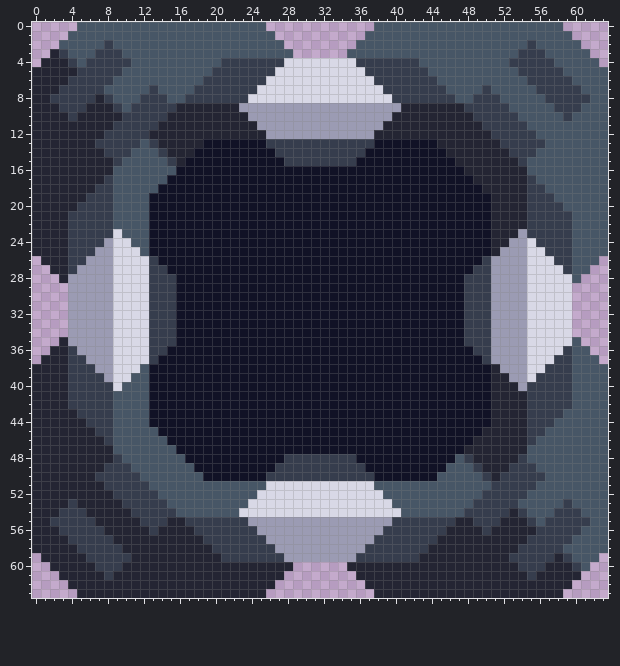
Two states of a pixel-art sprite, sprites/blocks/drills/ALUMINUM DRILL/biotic-zlo-production-aluminum-drill.png. The first picture shows the starting point.
The file is 64x64 pixels.
The same view after the edit:
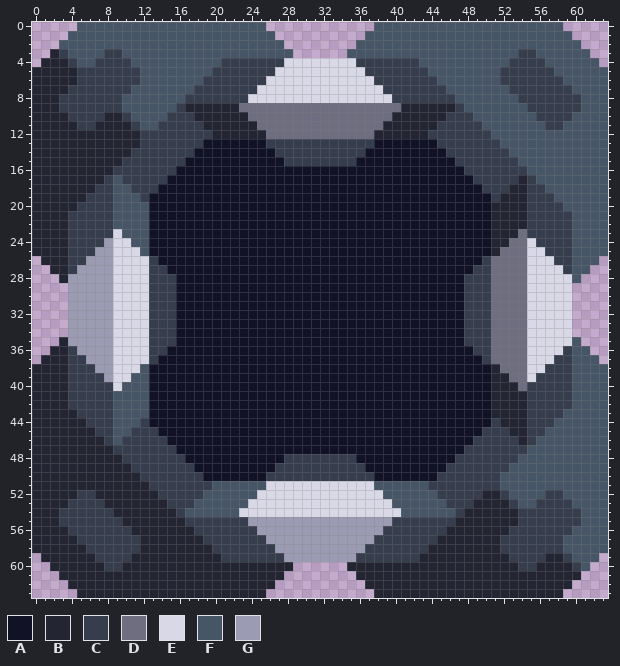
Palette (. is transparent): A #111226  B #242533  C #363d4d  D #6e6e80  E #d8d8e6  F #475666  G #9b9bb3
What changed:
Changed rows in their new state; - is an unchanged pixel.
first column x 2:
 2 ------F----------------------------------------------F------
 3 -----F------------------------------------------------F-----
 4 ----F--------------------------------------------------F----
 5 --------CC----------------------------------------CC----F---
 6 --B----CCC----------------------------------------CCC----F--
 7 -B----CCC--F------------------------------------F--CCC----F-
 8 B----C-C--FFF----------------------------------FFF--CCC----F
 9 ----CCC--FFFFFC------DDDDDDDDDDDDDDDDDD------CFFFFF--CCC----
10 ---CCC---FFFFCCC------DDDDDDDDDDDDDDDD------CCCFFFFF--CCC---
11 ---CC--BB-FFCCCCC------DDDDDDDDDDDDDD------CCCCCFFFFF--CC---
12 ------BBBB-CCCCCCC------DDDDDDDDDDDD------CCCCCCCFFFFF------
13 -----BBBBBC-CCCCC--------------------------CCCCCCCFFFFF-----
14 ------BBBCCC-CCC----------------------------CCCCCCCFFF------
15 -------BCCCCC-C------------------------------CCCCCCCF-------
16 -------CCCCCCC--------------------------------CCCCCCC-------
17 --------CCCCC----------------------------------CCCCC--------
18 ---------CCC------------------------------------CCC---------
19 ----------C--------------------------------------C----------
first column x 51:
23 ---D
24 --DD
25 -DDD
26 DDDD
27 DDDD
28 DDDD
29 DDDD
30 DDDD
31 DDDD
32 DDDD
33 DDDD
34 DDDD
35 DDDD
36 DDDD
37 DDDD
38 -DDD
39 --DD
40 ---D
first column x 2:
44 ----------C--------------------------------------C----------
45 ---------CCC------------------------------------CCC---------
46 --------CCCCC----------------------------------CCCCC--------
47 -------CCCCCCC--------------------------------CCCCCCC-------
48 -------BCCCCCCC------------------------------C-CCCCCF-------
49 ------BBBCCCCCCC----------------------------CCC-CCCFFF------
50 -----BBBBBCCCCCCC--------------------------CCCCC-CFFFFF-----
51 ------BBBBBCCCCCCC------------------------CCCCCCC-FFFF------
52 ---CC--BBBBBCCCCC--------------------------CCCCCBB-FF--CC---
53 ---CCC--BBBBBCCC----------------------------CCCBBBB---CCC---
54 ----CCC--BBBBBC------------------------------CBBBBB--CCC----
55 B----CCC--BBB----------------------------------BBB--C-C----F
56 -B----CCC--B------------------------------------B--CCC----F-
57 --B----CCC----------------------------------------CCC----F--
58 ---B----CC----------------------------------------CC--------
59 ----B--------------------------------------------------B----
60 -----B------------------------------------------------B-----
61 ------B----------------------------------------------B------
Changed places in both pictures, as pixel boxes (x1, y1, x2, y2):
changed: (50, 40, 590, 580)
